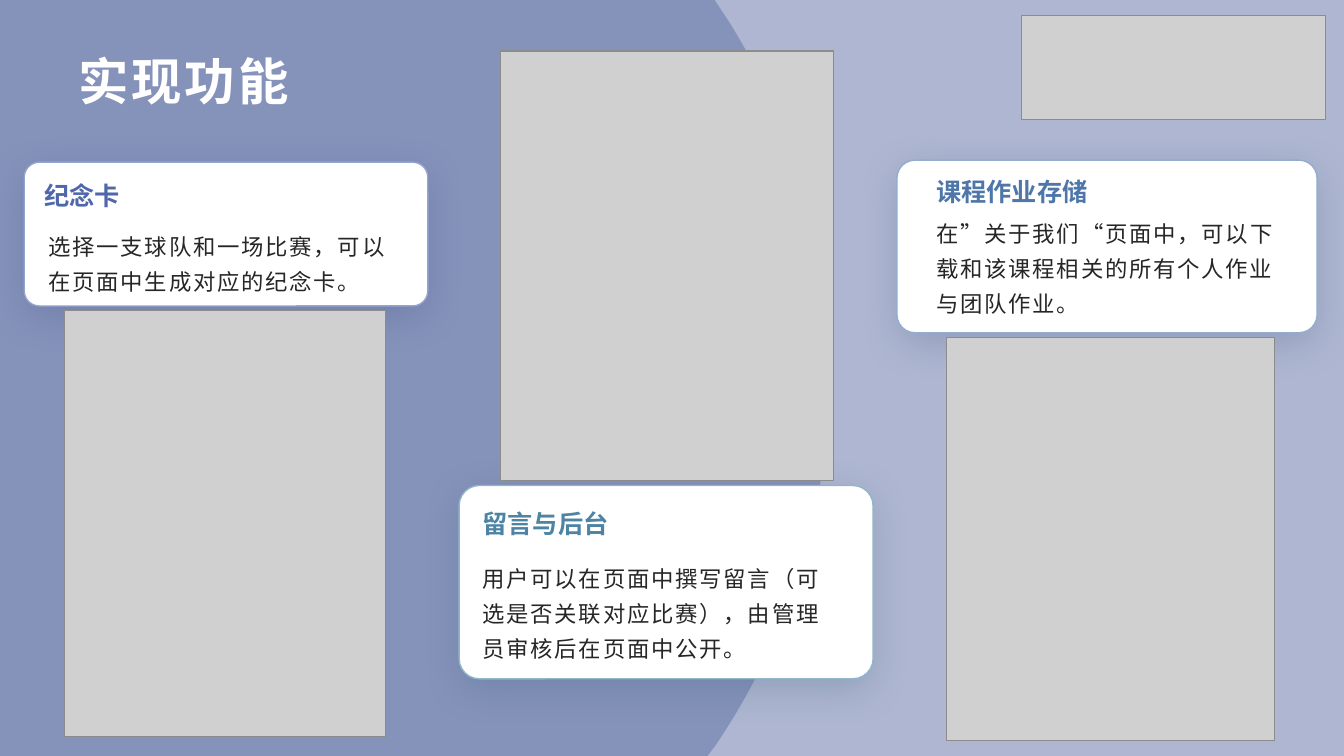
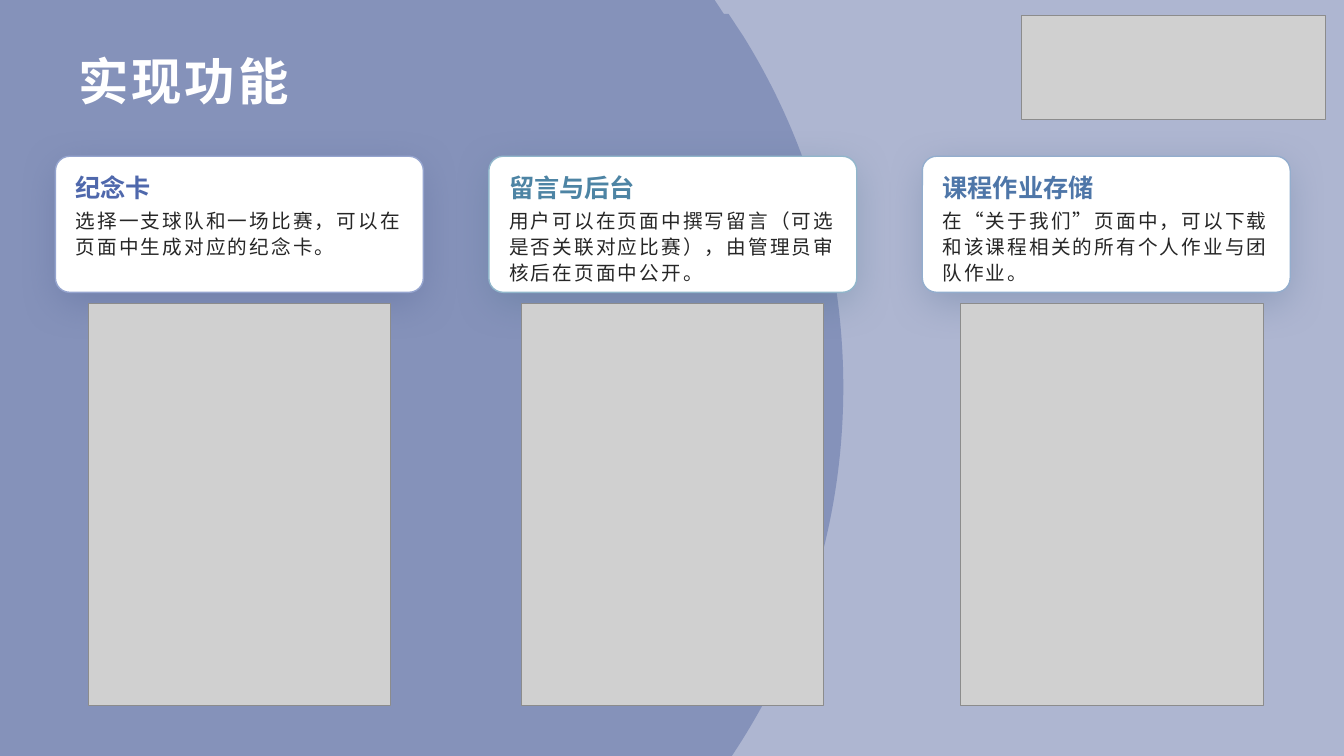
Before and after one commit to fengmian-coder/ITDB2026, a slide deck: slide 6 of data/team/62d791ac9ead14fb51f828a4452d259d.pptx. Drawn at 1344x756 pixels with LibreOffice and Linux fonts; fonts in the diff are those of the drawing; grey boxes stand for pictures. Boxes give left, top, right and bottom in pixels: in the first picture for what was removed or moved away, otherwise in the second. Text is boxed around its words. In the diff, an @@ line names an element or a change of style, - is before the commit and + after.

```diff
--- a/data/team/62d791ac9ead14fb51f828a4452d259d.pptx
+++ b/data/team/62d791ac9ead14fb51f828a4452d259d.pptx
@@ freeform shape added at (14, 14, 844, 756), fill #8592BA @@
@@ rounded rectangle: place and size @@
-rounded rectangle at (24, 162, 427, 307)
+rounded rectangle at (55, 156, 423, 292)
@@ text "纪念卡": place and size @@
-text "纪念卡" at (44, 183, 120, 208)
+text "纪念卡" at (76, 175, 152, 200)
@@ rounded rectangle: place and size @@
-rounded rectangle at (459, 486, 873, 680)
+rounded rectangle at (489, 156, 857, 292)
@@ text "留言与后台": place and size @@
-text "留言与后台" at (482, 511, 608, 536)
+text "留言与后台" at (509, 175, 635, 200)
@@ rounded rectangle: place and size @@
-rounded rectangle at (897, 160, 1318, 333)
+rounded rectangle at (923, 156, 1291, 292)
@@ text "课程作业存储": place and size @@
-text "课程作业存储" at (936, 179, 1087, 204)
+text "课程作业存储" at (942, 175, 1093, 200)
@@ text "选择一支球队和一场比赛，可以在页面中生成对应的纪念卡。": place and size @@
-text "选择一支球队和一场比赛，可以在页面中生成对应的纪念卡。" at (48, 236, 384, 292)
+text "选择一支球队和一场比赛，可以在页面中生成对应的纪念卡。" at (76, 211, 400, 256)
@@ text "选择一支球队和一场比赛，可以在页面中生成对应的纪念卡。" at (76, 211, 400, 256): size 16 to 14 pt, letter spacing 1.3 to 1.5 pt; line spacing 1.3 to 1.1 @@
@@ text "用户可以在页面中撰写留言（可选是否关联对应比赛），由管理员审核后在页面中公开。" at (509, 211, 833, 282): size 16 to 14 pt, letter spacing 1.3 to 1.5 pt; line spacing 1.3 to 1.1 @@
@@ text "用户可以在页面中撰写留言（可选是否关联对应比赛），由管理员审核后在页面中公开。": place and size @@
-text "用户可以在页面中撰写留言（可选是否关联对应比赛），由管理员审核后在页面中公开。" at (482, 568, 818, 659)
+text "用户可以在页面中撰写留言（可选是否关联对应比赛），由管理员审核后在页面中公开。" at (509, 211, 833, 282)
@@ text at (942, 211, 1266, 282): text changed; size 16 to 14 pt @@
-在”关于我们“页面中，可以下载和该课程相关的所有个人作业与团队作业。
+在“关于我们”页面中，可以下载和该课程相关的所有个人作业与团队作业。
@@ picture: place and size @@
-picture at (65, 311, 385, 737)
+picture at (89, 303, 391, 706)
@@ picture: place and size @@
-picture at (501, 51, 834, 481)
+picture at (521, 303, 824, 706)
@@ picture: place and size @@
-picture at (947, 338, 1274, 740)
+picture at (961, 303, 1263, 706)
```
Also in this commit, not shown: 7 other slides changed, 2 other files.
